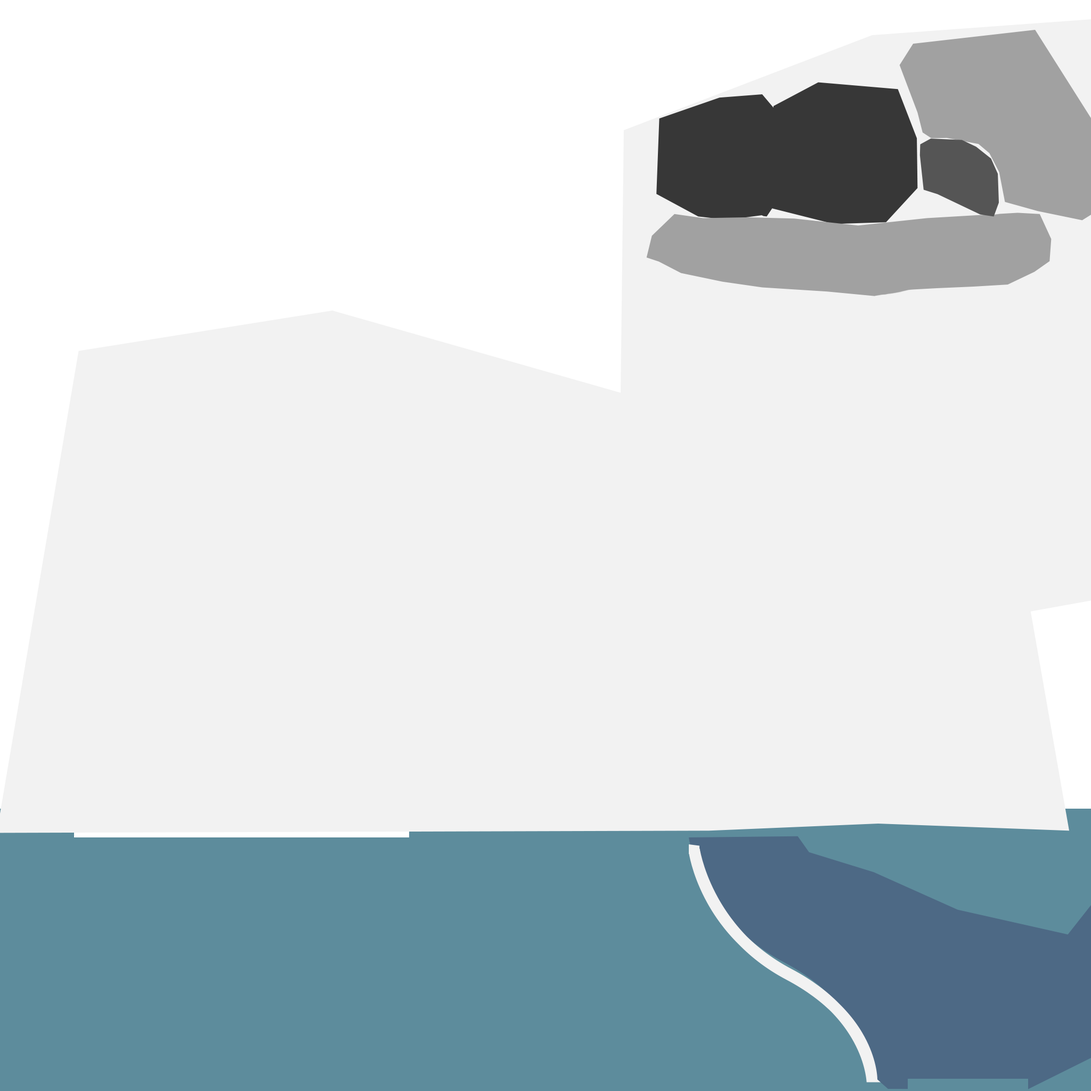
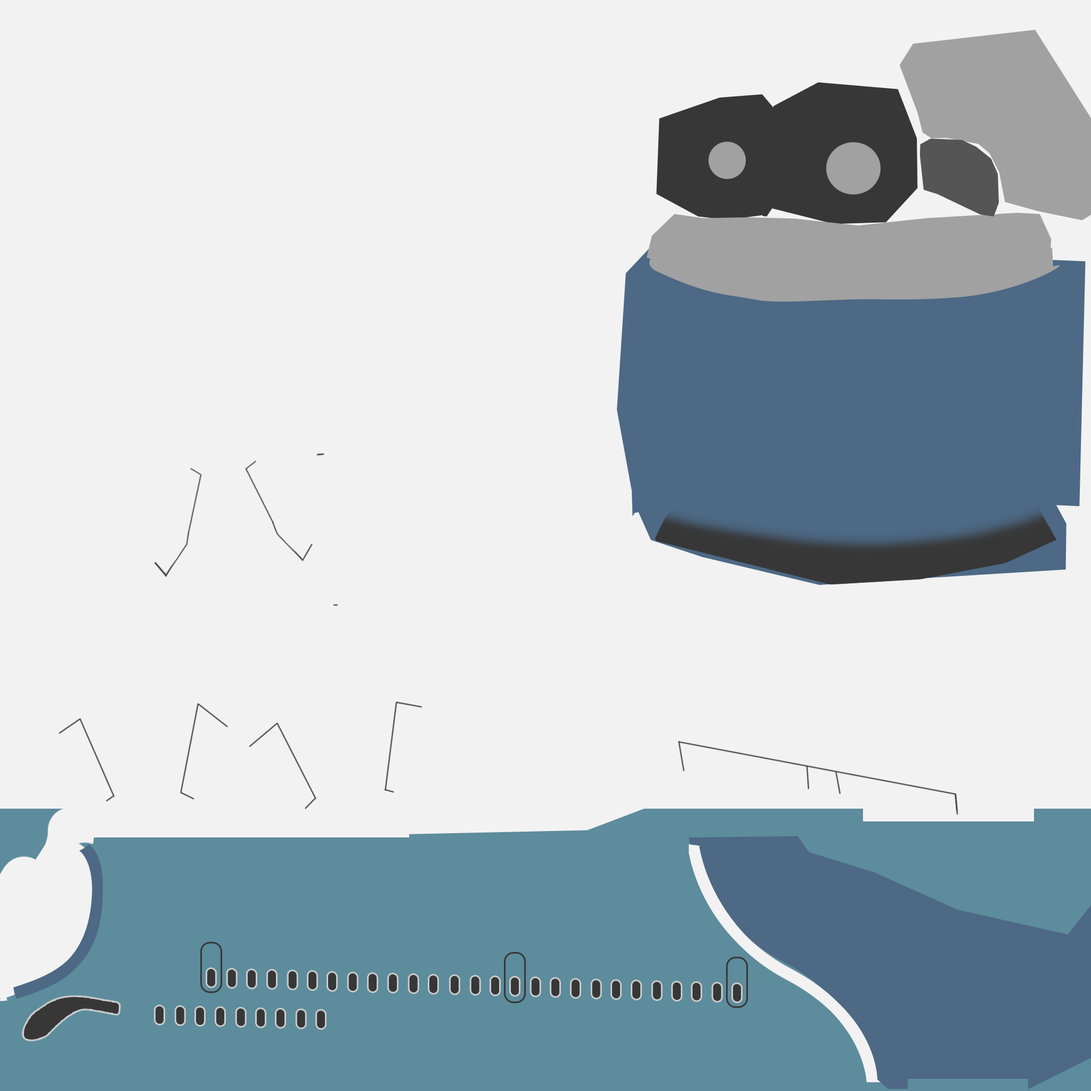
Comparing the layer stacks of the two 1091px x 1091px images. Changes:
added group "Hubblots" with 15 layers above "Wing_Square" over [21, 942, 749, 1043]
added layer "Rounded Rectangle 2" in group "Hubblots" over [200, 942, 749, 1009]
added layer "Cockpit" in group "Hubblots" over [21, 995, 121, 1043]
added group "Passenger" with 12 layers in group "Hubblots" over [154, 967, 743, 1031]
added layer "Rounded Rectangle 1 copy 11" in group "Passenger" over [275, 1008, 327, 1031]
added layer "Rounded Rectangle 1 copy 10" in group "Passenger" over [214, 1006, 267, 1029]
added layer "Rounded Rectangle 1 copy 9" in group "Passenger" over [154, 1005, 206, 1028]
added layer "Rounded Rectangle 1 copy 8" in group "Passenger" over [691, 981, 743, 1004]
added layer "Rounded Rectangle 1 copy 7" in group "Passenger" over [631, 980, 683, 1002]
added layer "Rounded Rectangle 1 copy 6" in group "Passenger" over [570, 978, 622, 1001]
added layer "Rounded Rectangle 1 copy 5" in group "Passenger" over [509, 976, 562, 999]
added layer "Rounded Rectangle 1 copy 4" in group "Passenger" over [449, 974, 501, 997]
added layer "Rounded Rectangle 1 copy 3" in group "Passenger" over [387, 973, 440, 996]
added layer "Rounded Rectangle 1 copy 2" in group "Passenger" over [326, 971, 379, 994]
added layer "Rounded Rectangle 1 copy" in group "Passenger" over [266, 969, 319, 992]
added layer "Rounded Rectangle 1" in group "Passenger" over [205, 967, 258, 990]
added layer "Wing_Square" above "Engine_Dust" over [58, 453, 960, 816]
added layer "Engine_Dust" above "Layer 1" over [655, 500, 1058, 586]
painted on "Color Fill 4" over [649, 141, 1061, 303]
added layer "Layer 3" above "Color Fill 2" over [12, 844, 103, 1000]
painted on "Color Fill 2" over [617, 246, 1087, 586]
painted on "Color Fill 1" over [0, 809, 645, 1002]
moved "Layer 2" below "Color Fill 1", painted on it over [0, 0, 1091, 1043]
